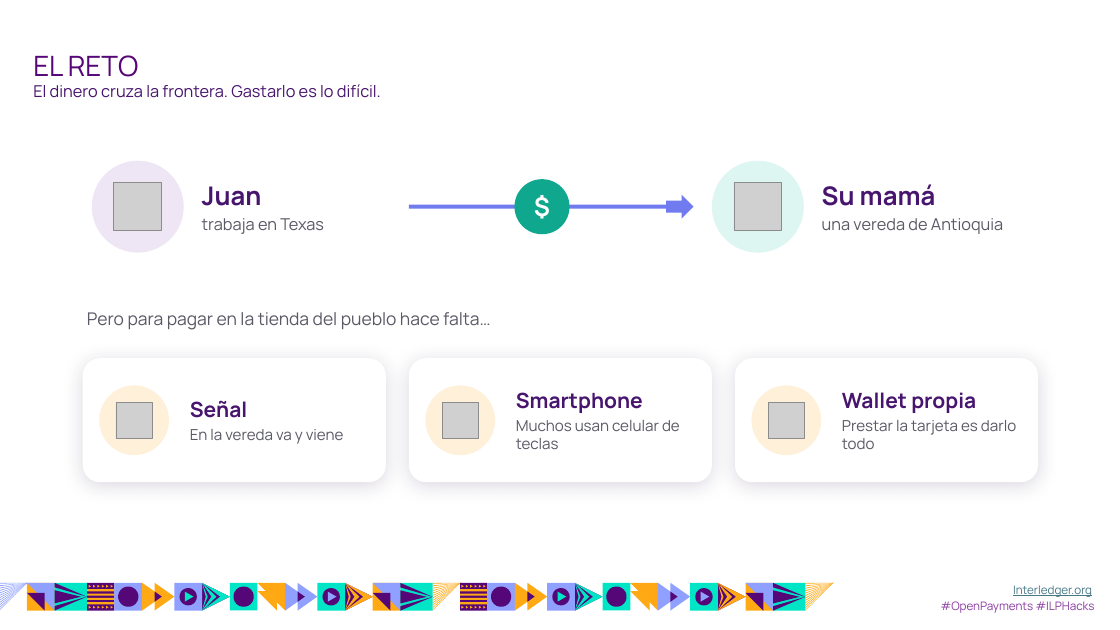
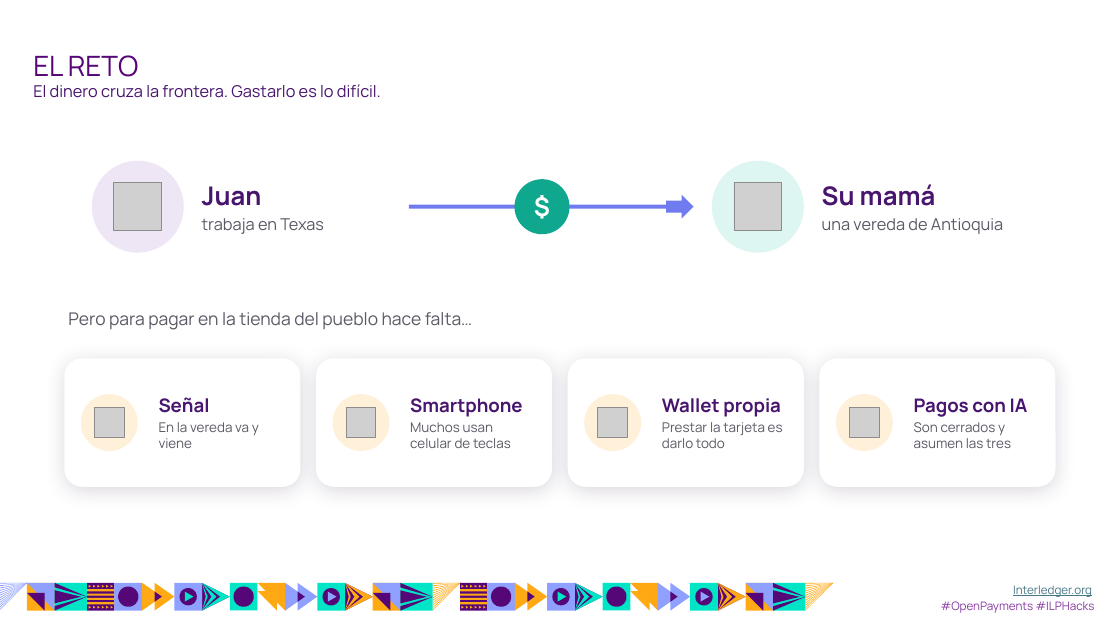
Before and after one commit to luisseoanes/paygent, a slide deck: slide 3 of entrega/diapositivas/paygent.pptx. Drawn at 1120x630 pixels with LibreOffice and Linux fonts; fonts in the diff are those of the drawing; grey boxes stand for pictures; background and template pictures are left out. Boxes give left, top, right and bottom in pixels: in the first picture for what was removed or moved away, otherwise in the second. Text is boxed around its words. In the diff, an @@ line names an element or a change of style, - is before the commit and + after.

```diff
--- a/entrega/diapositivas/paygent.pptx
+++ b/entrega/diapositivas/paygent.pptx
@@ text "Pero para pagar en la ..." moved from (x1=87, y1=312, x2=490, y2=330) to (x1=68, y1=312, x2=472, y2=330) @@
@@ rounded rectangle resized from (x1=82, y1=359, x2=386, y2=483) to (x1=65, y1=359, x2=301, y2=487) @@
@@ text "Señal" moved from (x1=190, y1=400, x2=344, y2=444) to (x1=159, y1=397, x2=259, y2=448) @@
@@ text "Señal" at (x1=159, y1=397, x2=259, y2=448): size 18 to 16 pt in "Señal"; size 13 to 11.5 pt in "En la vereda va y viene" @@
@@ rounded rectangle added at (x1=316, y1=359, x2=552, y2=487), fill #FFFFFF @@
@@ text "Smartphone" moved from (x1=516, y1=392, x2=680, y2=449) to (x1=410, y1=398, x2=522, y2=448) @@
@@ text "Smartphone" at (x1=410, y1=398, x2=522, y2=448): size 18 to 16 pt in "Smartphone"; size 13 to 11.5 pt in "Muchos usan celular de teclas" @@
@@ rounded rectangle resized from (x1=409, y1=359, x2=712, y2=483) to (x1=568, y1=359, x2=804, y2=487) @@
@@ text "Wallet propia" moved from (x1=842, y1=392, x2=1016, y2=449) to (x1=662, y1=398, x2=783, y2=448) @@
@@ text "Wallet propia" at (x1=662, y1=398, x2=783, y2=448): size 18 to 16 pt in "Wallet propia"; size 13 to 11.5 pt in "Prestar la tarjeta es darlo todo" @@
@@ rounded rectangle resized from (x1=735, y1=359, x2=1038, y2=483) to (x1=820, y1=359, x2=1056, y2=487) @@
@@ ellipse resized from (x1=99, y1=386, x2=169, y2=455) to (x1=81, y1=394, x2=138, y2=451) @@
@@ picture resized from (x1=116, y1=402, x2=152, y2=439) to (x1=95, y1=408, x2=124, y2=437) @@
@@ ellipse resized from (x1=425, y1=386, x2=495, y2=455) to (x1=333, y1=394, x2=390, y2=451) @@
@@ picture resized from (x1=442, y1=402, x2=478, y2=439) to (x1=346, y1=408, x2=376, y2=437) @@
@@ ellipse added at (x1=585, y1=394, x2=642, y2=451), fill #FFF0D9 @@
@@ picture resized from (x1=769, y1=402, x2=805, y2=439) to (x1=598, y1=408, x2=628, y2=437) @@
@@ ellipse resized from (x1=752, y1=386, x2=822, y2=455) to (x1=836, y1=394, x2=893, y2=451) @@
@@ picture added at (x1=849, y1=408, x2=879, y2=437) @@
@@ text added at (x1=914, y1=398, x2=1028, y2=448), 11.5 pt, text #5A5A66 @@
+Pagos con IA
+Son cerrados y asumen las tres
```
Also in this commit, not shown: 4 other slides changed, 2 slides added, 33 other files.
